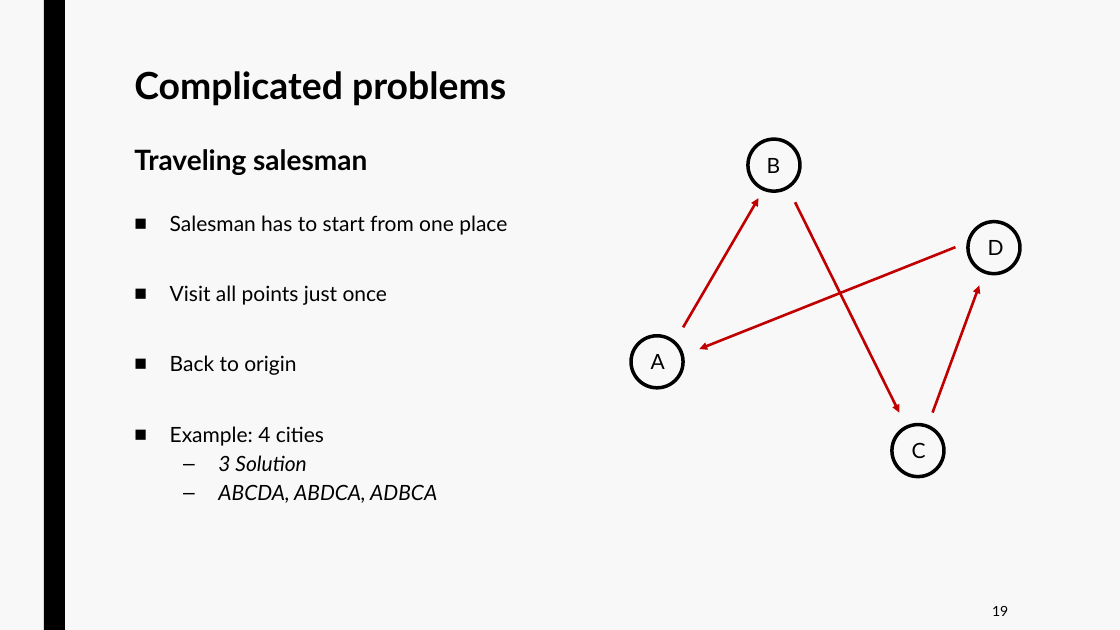
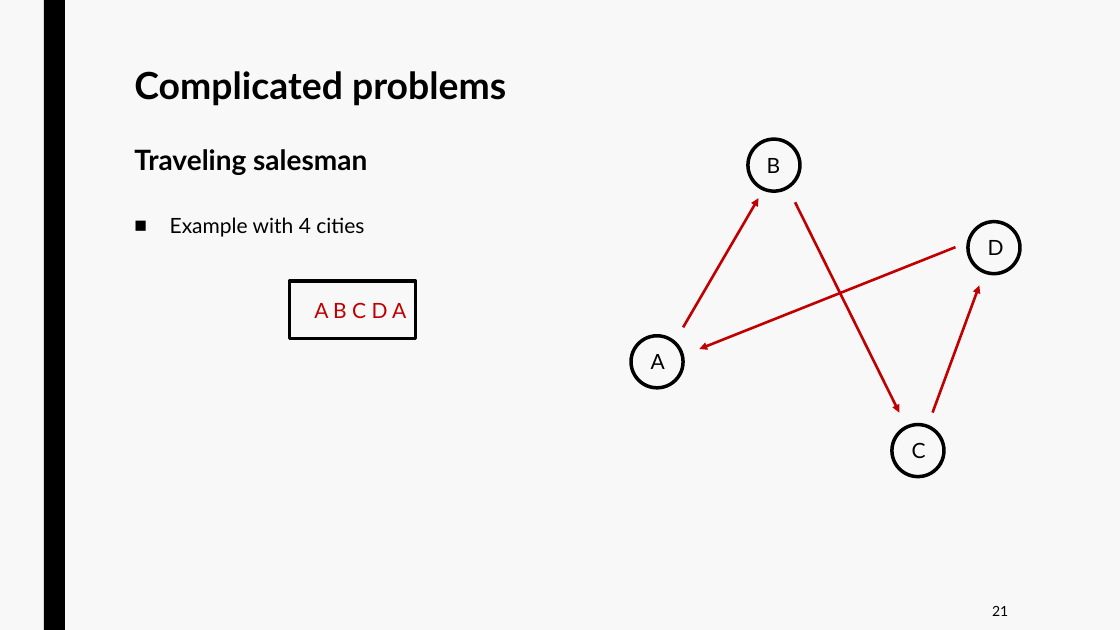
Before and after one commit to jurtasun/presentations, a slide deck: slide 20 of 202306_LMS_Complexity/230619_LMS_Complexity.ppt (slide 18 before the commit). Drawn at 1120x630 pixels with LibreOffice and Linux fonts; fonts in the diff are those of the drawing. Boxes give left, top, right and bottom in pixels: in the first picture for what was removed or moved away, otherwise in the second. Text is boxed around its words. In the diff, an @@ line names an element or a change of style, - is before the commit and + after.

```diff
--- a/202306_LMS_Complexity/230619_LMS_Complexity.ppt
+++ b/202306_LMS_Complexity/230619_LMS_Complexity.ppt
@@ text at (170,217,364,237): text changed @@
-■ Salesman has to start from one place
-■ Visit all points just once
-■ Back to origin
-■ Example: 4 cities
-  – 3 Solution
-  – ABCDA, ABDCA, ADBCA
+■ Example with 4 cities
@@ rectangle added at (290,281,416,339), outline #000000 3 pt @@
@@ text added at (314,302,406,318), 18 pt, text #C00000 @@
+A B C D A
@@ page number at (992,606,1008,616): text changed @@
-19
+21
```
Also in this commit, not shown: 10 other slides changed, 4 slides added, 1 slide removed.
